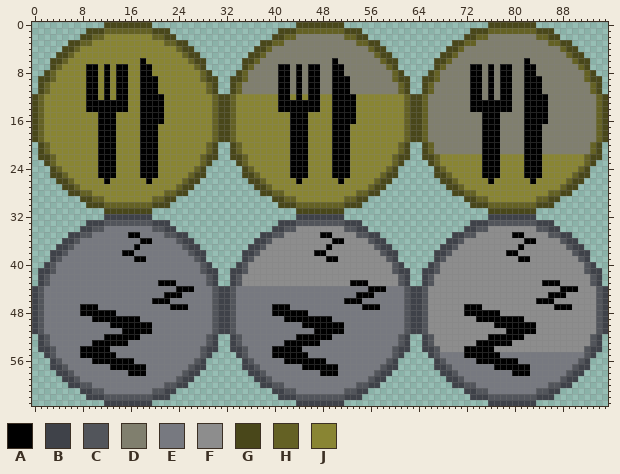
One commit to this sprite sheet: resources/sprites/shelter_status_effects.png. Above: the version before the commit.
The file is 96x64 pixels.
Palette (. is transparent): A #000000  B #3f4249  C #52555b  D #807f6e  E #777980  F #8d8d8d  G #49471a  H #646124  J #898533
The result:
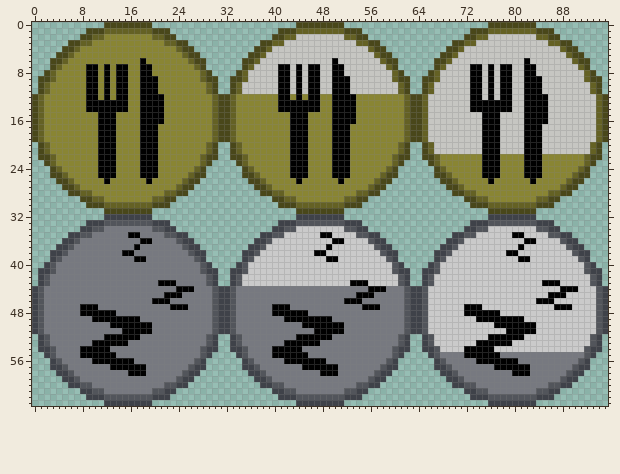
Log entry: status backgrounds and pause scene updated
What changed:
colour D: #807f6e -> #c6c6c2
colour F: #8d8d8d -> #cacaca
